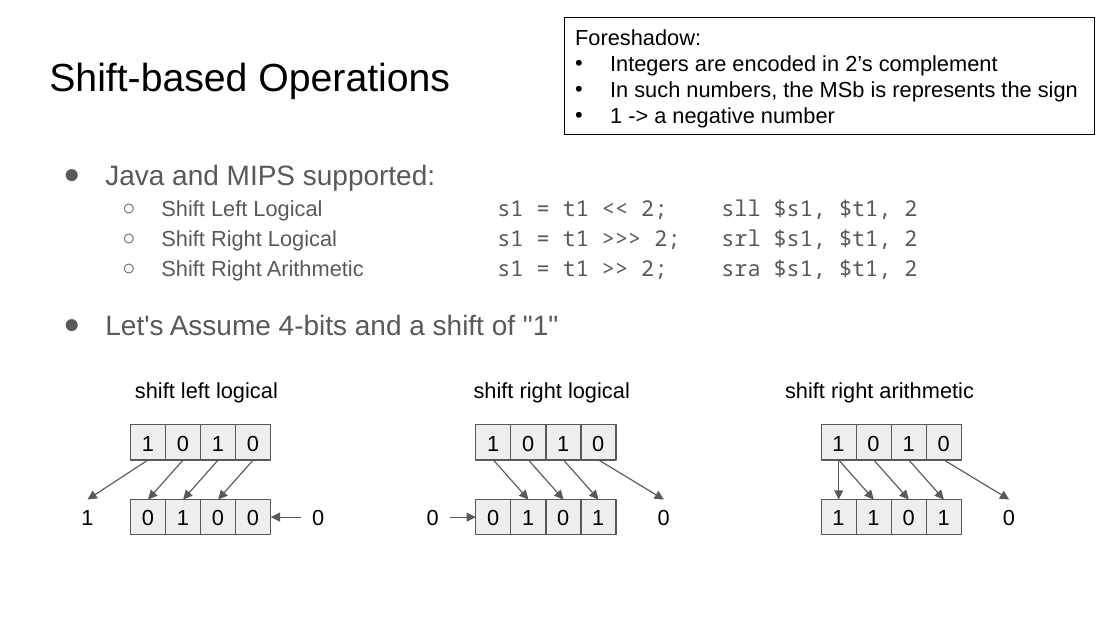
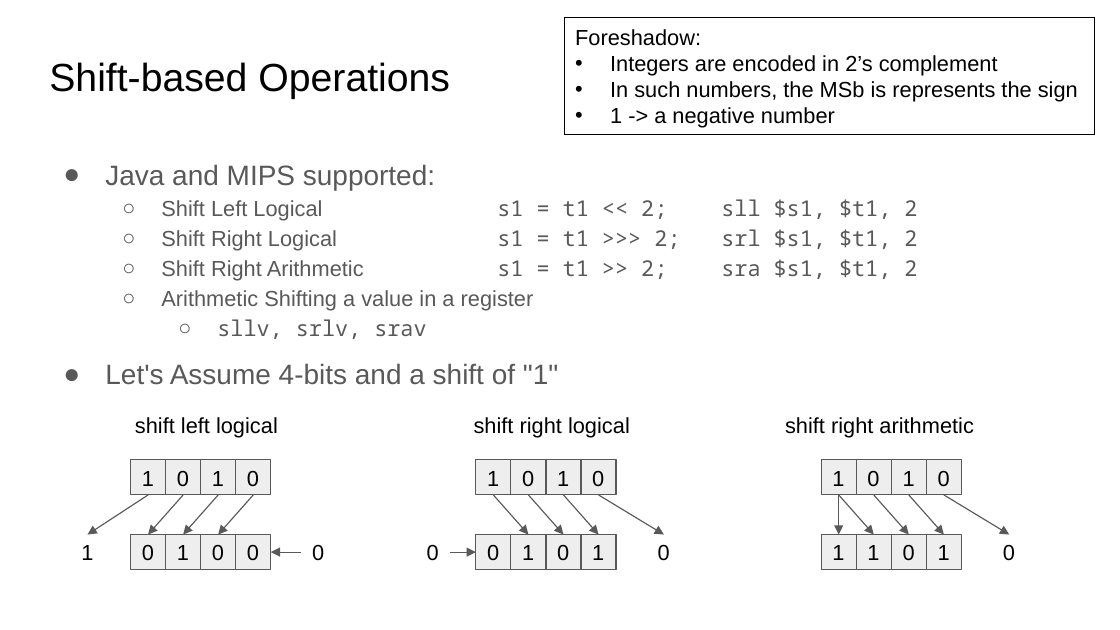
Before and after one commit to COMP122/comp122-s23, a slide deck: slide 3 of format-encodings/documents/ARCHIVE/bitwise-operations.pptx. Drawn at 1120x630 pixels with LibreOffice and Linux fonts; fonts in the diff are those of the drawing. Boxes give left, top, right and bottom in pixels: in the first picture for what was removed or moved away, otherwise in the second. Text is boxed around its words. In the diff, an @@ line names an element or a change of style, - is before the commit and + after.

```diff
--- a/format-encodings/documents/ARCHIVE/bitwise-operations.pptx
+++ b/format-encodings/documents/ARCHIVE/bitwise-operations.pptx
@@ text at (161, 290, 534, 339): paragraphs added @@
+  ○ Arithmetic Shifting a value in a register
+    ○ sllv, srlv, srav
@@ 24 rectangles, 15 arrows, 8 texts: place and size @@
-24 rectangles, 15 arrows, 8 texts at (81, 382, 1015, 534)
+24 rectangles, 15 arrows, 8 texts at (81, 417, 1015, 569)
```
Also in this commit, not shown: 2 other slides changed, 11 other files.
